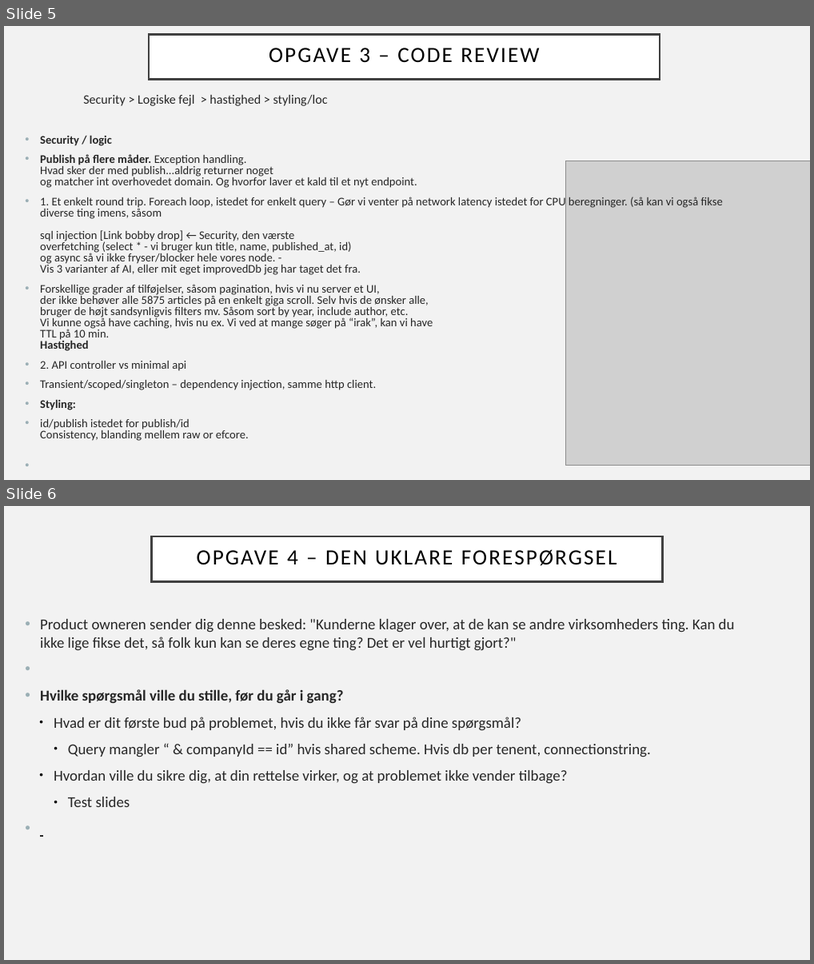
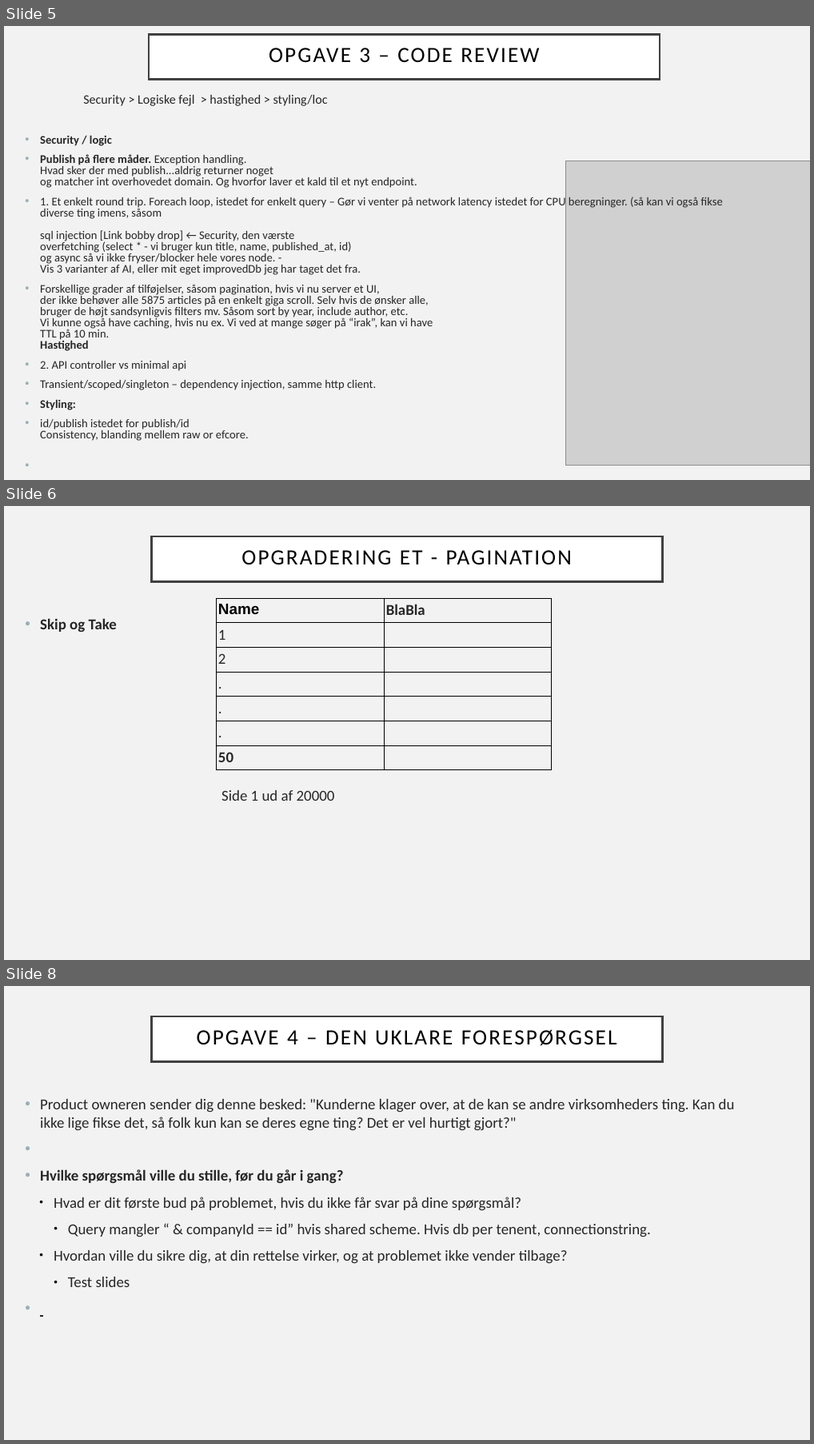
Before and after one commit to Grumlebob/JobInterviewRitzau, a slide deck: Ritzau.odp. Shown one above the other, each under a label of ours: slides 5 and 6 before the commit, slides 5, 6 and 8 after it; the slides between them are not shown. The pictures are 814x964 and 814x1444 pixels, drawn with LibreOffice and Linux fonts; fonts in the diff are those of the drawing; grey boxes stand for pictures. Boxes give left, top, right and bottom in pixels: in the first picture for what was removed or moved away, otherwise in the second. Text is boxed around its words. In the diff, an @@ line names an element or a change of style, - is before the commit and + after.

```diff
--- a/Ritzau.odp
+++ b/Ritzau.odp
@@ slide 6 added at [4,506,810,960], background #F2F2F2 @@
@@ title added at [152,536,662,582], fill #FFFFFF, outline #404040 2.49 pt, 25.9 pt, text #000000 @@
+OPGRADERING ET - PAGINATION
@@ table added at [216,598,553,765], 7 rows, 2 columns @@
+Name | BlaBla
+1 | 
+2 | 
+. | 
+. | 
+. | 
+50 | 
@@ text added at [40,618,117,632], 18 pt, text #262626, bold @@
+• Skip og Take
@@ text added at [222,790,335,800], 18 pt, text #262626 @@
+Side 1 ud af 20000
@@ what was slide 6 is now slide 8 @@
```
Also in this commit, not shown: 3 slides changed, 1 other slide added, 1 other file.
